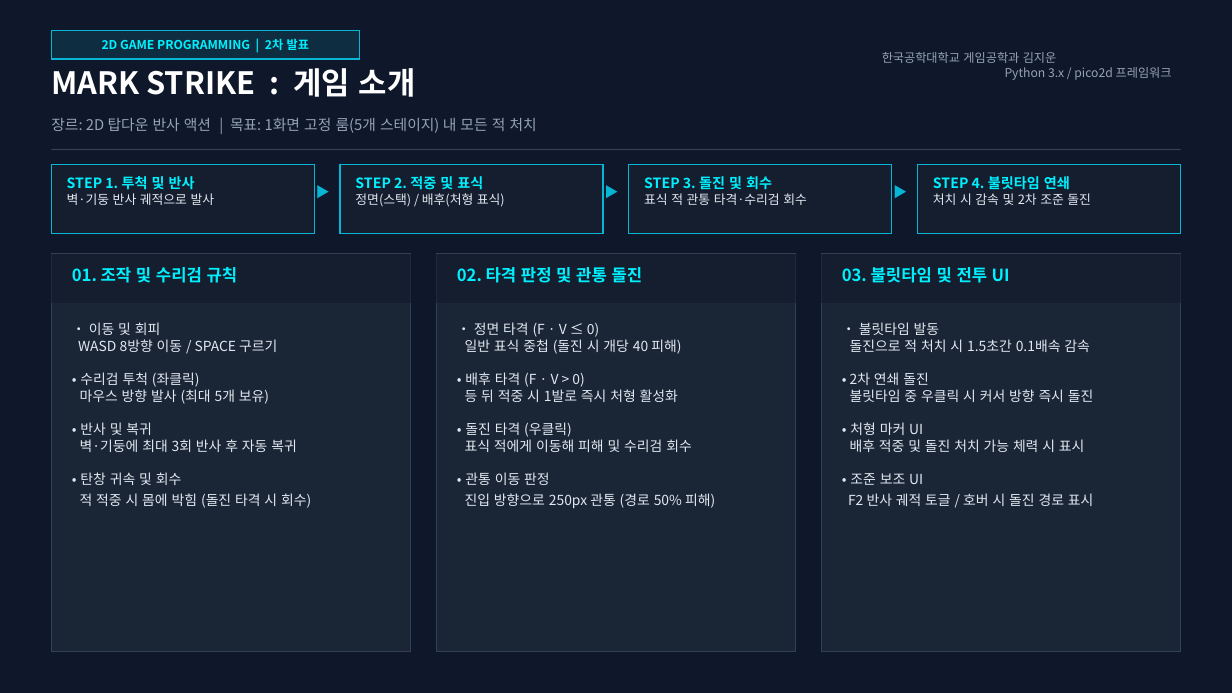
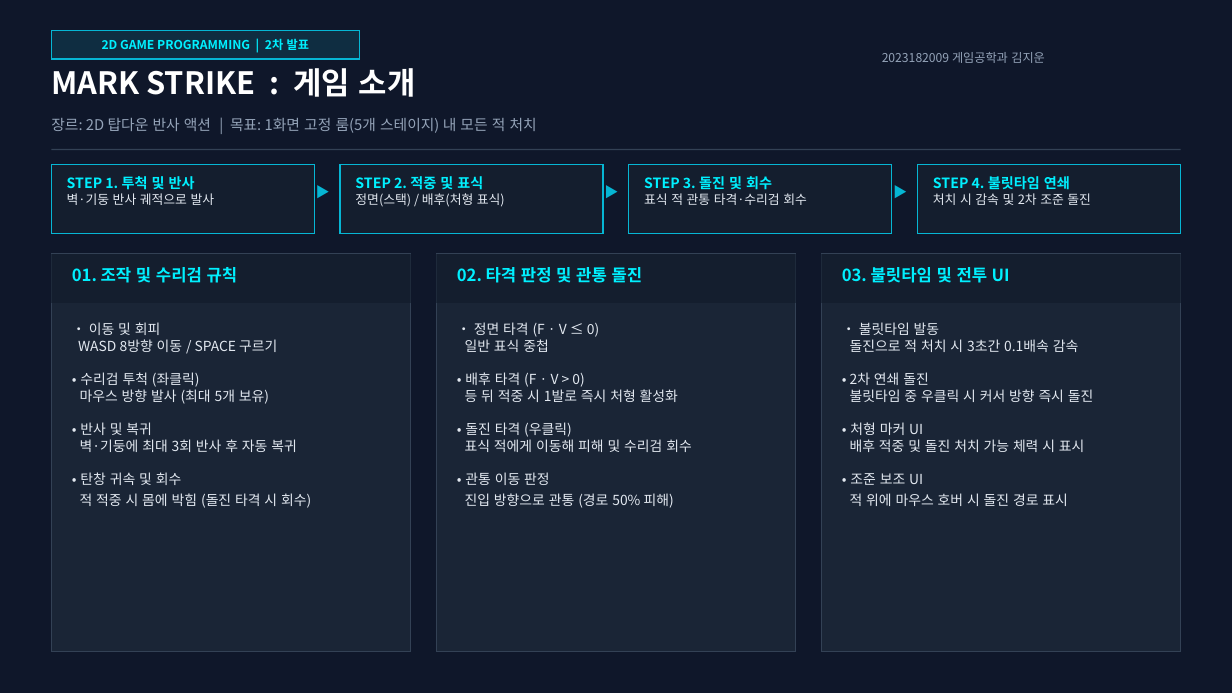
Before and after one commit to 0329wldns/2DGameProgramingProject, a slide deck: slide 1 of docs/2차_발표_MarkStrike.pptx. Drawn at 1232x693 pixels with LibreOffice and Linux fonts; fonts in the diff are those of the drawing. Boxes give left, top, right and bottom in pixels: in the first picture for what was removed or moved away, otherwise in the second. Text is boxed around its words. In the diff, an @@ line names an element or a change of style, - is before the commit and + after.

```diff
--- a/docs/2차_발표_MarkStrike.pptx
+++ b/docs/2차_발표_MarkStrike.pptx
@@ text at (882, 52, 1045, 63): text changed @@
-한국공학대학교 게임공학과 김지운
-Python 3.x / pico2d 프레임워크
+2023182009 게임공학과 김지운
@@ text at (465, 322, 692, 508): text changed @@
-• 정면 타격 (F · V ≤ 0)
-일반 표식 중첩 (돌진 시 개당 40 피해)
-• 배후 타격 (F · V > 0)
-등 뒤 적중 시 1발로 즉시 처형 활성화
-• 돌진 타격 (우클릭)
-표식 적에게 이동해 피해 및 수리검 회수
-• 관통 이동 판정
-진입 방향으로 250px 관통 (경로 50% 피해)
+• 정면 타격 (F · V ≤ 0)
+일반 표식 중첩
+• 배후 타격 (F · V > 0)
+등 뒤 적중 시 1발로 즉시 처형 활성화
+• 돌진 타격 (우클릭)
+표식 적에게 이동해 피해 및 수리검 회수
+• 관통 이동 판정
+진입 방향으로 관통 (경로 50% 피해)
@@ text at (850, 322, 1094, 506): text changed @@
-• 불릿타임 발동
-돌진으로 적 처치 시 1.5초간 0.1배속 감속
-• 2차 연쇄 돌진
-불릿타임 중 우클릭 시 커서 방향 즉시 돌진
-• 처형 마커 UI
-배후 적중 및 돌진 처치 가능 체력 시 표시
-• 조준 보조 UI
-F2 반사 궤적 토글 / 호버 시 돌진 경로 표시
+• 불릿타임 발동
+돌진으로 적 처치 시 3초간 0.1배속 감속
+• 2차 연쇄 돌진
+불릿타임 중 우클릭 시 커서 방향 즉시 돌진
+• 처형 마커 UI
+배후 적중 및 돌진 처치 가능 체력 시 표시
+• 조준 보조 UI
+적 위에 마우스 호버 시 돌진 경로 표시
```
Also in this commit, not shown: 1 other slide changed, 2 other files.
